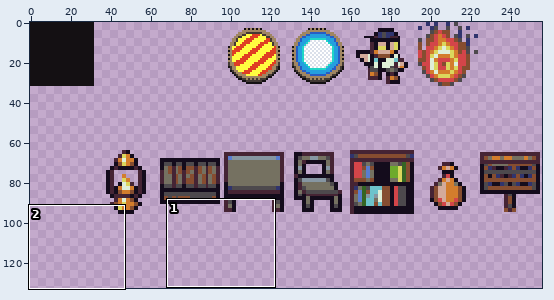
Sprite sheet: assets/file/textures/game.png. The first picture is a wide view before the edit; the outline marks the close-up.
Close-up. The starting point:
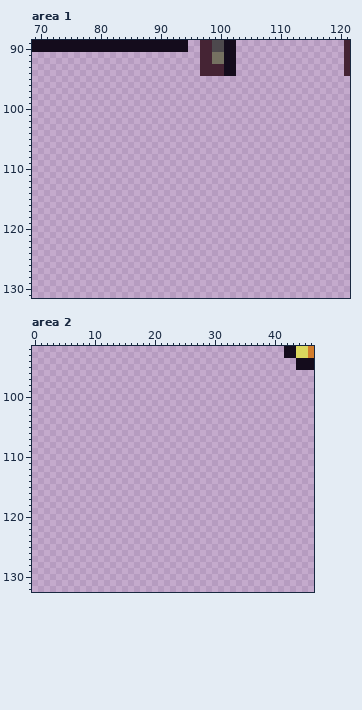
The file is 256x512 pixels. Shown: area 1: x 69..121, y 89..131; area 2: x 0..46, y 92..132. The wide view leaves out empty margins.
After:
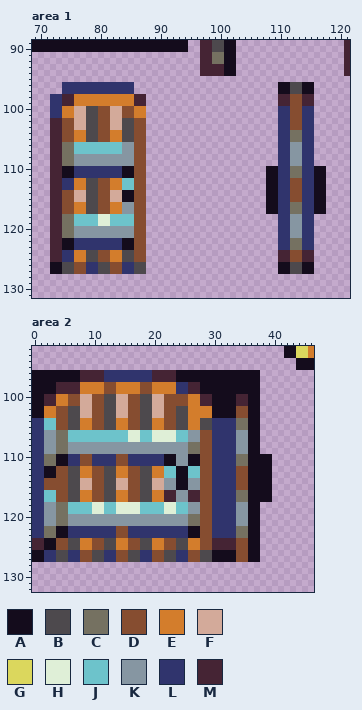
Palette (. is transparent): A #140c1c  B #4d494d  C #757161  D #864d30  E #d37d2c  F #d3aa9a  G #dbd75d  H #dfefd7  J #6dc3cb  K #8696a2  L #30346d  M #452434
The edit:
--- area 1
@@ x 69..121 @@
  95 .....................................................
- 96 .....................................................
- 97 .....................................................
- 98 .....................................................
- 99 .....................................................
-100 .....................................................
-101 .....................................................
-102 .....................................................
-103 .....................................................
-104 .....................................................
-105 .....................................................
-106 .....................................................
-107 .....................................................
-108 .....................................................
-109 .....................................................
-110 .....................................................
-111 .....................................................
-112 .....................................................
-113 .....................................................
-114 .....................................................
-115 .....................................................
-116 .....................................................
-117 .....................................................
-118 .....................................................
-119 .....................................................
-120 .....................................................
-121 .....................................................
-122 .....................................................
-123 .....................................................
-124 .....................................................
-125 .....................................................
-126 .....................................................
-127 .....................................................
+ 96 .....LLLLLLLLLLLL........................AABBAA......
+ 97 .....LLLLLLLLLLLL........................AABBAA......
+ 98 ...LLMMEEEEEEEEEEMM......................MMDDMM......
+ 99 ...LLMMEEEEEEEEEEMM......................MMDDMM......
+100 ...LLEEFFBBDDFFDDEE......................LLDDLL......
+101 ...LLEEFFBBDDFFDDEE......................LLDDLL......
+102 ...MMDDFFBBDDFFBBDD......................LLDDLL......
+103 ...MMDDFFBBDDFFBBDD......................LLDDLL......
+104 ...MMDDEEBBDDEEBBDD......................LLCCLL......
+105 ...MMDDEEBBDDEEBBDD......................LLCCLL......
+106 ...MMCCJJJJJJJJKKDD......................LLKKLL......
+107 ...MMCCJJJJJJJJKKDD......................LLKKLL......
+108 ...MMCCKKKKKKKKKKDD......................LLKKLL......
+109 ...MMCCKKKKKKKKKKDD......................LLKKLL......
+110 ...MMAALLLLLLLLAADD....................AALLCCLLAA....
+111 ...MMAALLLLLLLLAADD....................AALLCCLLAA....
+112 ...MMLLEEBBDDEEJJDD....................AALLDDLLAA....
+113 ...MMLLEEBBDDEEJJDD....................AALLDDLLAA....
+114 ...MMDDFFBBDDFFAADD....................AALLDDLLAA....
+115 ...MMDDFFBBDDFFAADD....................AALLDDLLAA....
+116 ...MMDDEEBBDDEEKKDD....................AALLCCLLAA....
+117 ...MMDDEEBBDDEEKKDD....................AALLCCLLAA....
+118 ...MMCCJJJJHHJJJJDD......................LLKKLL......
+119 ...MMCCJJJJHHJJJJDD......................LLKKLL......
+120 ...MMCCKKKKKKKKKKDD......................LLKKLL......
+121 ...MMCCKKKKKKKKKKDD......................LLKKLL......
+122 ...MMAALLLLLLLLAADD......................LLCCLL......
+123 ...MMAALLLLLLLLAADD......................LLCCLL......
+124 ...MMLLEEBBDDEEBBDD......................MMDDMM......
+125 ...MMLLEEBBDDEEBBDD......................MMDDMM......
+126 ...AABBDDLLBBDDLLBB......................AABBAA......
+127 ...AABBDDLLBBDDLLBB......................AABBAA......
 128 .....................................................
--- area 2
@@ x 0..46 @@
  95 ............................................AAA
- 96 ...............................................
- 97 ...............................................
- 98 ...............................................
- 99 ...............................................
-100 ...............................................
-101 ...............................................
-102 ...............................................
-103 ...............................................
-104 ...............................................
-105 ...............................................
-106 ...............................................
-107 ...............................................
-108 ...............................................
-109 ...............................................
-110 ...............................................
-111 ...............................................
-112 ...............................................
-113 ...............................................
-114 ...............................................
-115 ...............................................
-116 ...............................................
-117 ...............................................
-118 ...............................................
-119 ...............................................
-120 ...............................................
-121 ...............................................
-122 ...............................................
-123 ...............................................
-124 ...............................................
-125 ...............................................
-126 ...............................................
-127 ...............................................
+ 96 AAAAAAAAMMMMLLLLLLLLMMMMAAAAAAAAAAAAAA.........
+ 97 AAAAAAAAMMMMLLLLLLLLMMMMAAAAAAAAAAAAAA.........
+ 98 AAAAMMMMEEEEDDEEEEDDEEEELLMMAAAAAAAAAA.........
+ 99 AAAAMMMMEEEEDDEEEEDDEEEELLMMAAAAAAAAAA.........
+100 AAMMEEDDFFDDBBFFDDBBFFDDDDEEMMAAAAMMAA.........
+101 AAMMEEDDFFDDBBFFDDBBFFDDDDEEMMAAAAMMAA.........
+102 AAEEDDBBFFDDBBFFDDBBFFDDBBEEEEAAAADDAA.........
+103 AAEEDDBBFFDDBBFFDDBBFFDDBBEEEEAAAADDAA.........
+104 LLJJDDBBEEDDBBEEDDBBEEDDBBEEBBLLLLCCAA.........
+105 LLJJDDBBEEDDBBEEDDBBEEDDBBEEBBLLLLCCAA.........
+106 LLKKCCJJJJJJJJJJHHJJHHHHJJKKDDLLLLKKAA.........
+107 LLKKCCJJJJJJJJJJHHJJHHHHJJKKDDLLLLKKAA.........
+108 LLKKCCKKKKKKKKKKKKKKKKKKKKCCDDLLLLKKAA.........
+109 LLKKCCKKKKKKKKKKKKKKKKKKKKCCDDLLLLKKAA.........
+110 LLCCAALLDDLLLLDDLLLLLLAAKKAADDLLLLCCAAAA.......
+111 LLCCAALLDDLLLLDDLLLLLLAAKKAADDLLLLCCAAAA.......
+112 LLAADDBBEEDDBBEEDDBBEEJJAAJJDDLLLLDDAAAA.......
+113 LLAADDBBEEDDBBEEDDBBEEJJAAJJDDLLLLDDAAAA.......
+114 LLDDDDBBFFDDBBFFDDBBFFKKAAKKDDLLLLDDAAAA.......
+115 LLDDDDBBFFDDBBFFDDBBFFKKAAKKDDLLLLDDAAAA.......
+116 LLJJDDBBEEDDBBEEDDBBEEMMKKMMDDLLLLCCAAAA.......
+117 LLJJDDBBEEDDBBEEDDBBEEMMKKMMDDLLLLCCAAAA.......
+118 LLKKCCJJJJHHJJHHHHJJJJHHJJKKDDLLLLKKAA.........
+119 LLKKCCJJJJHHJJHHHHJJJJHHJJKKDDLLLLKKAA.........
+120 LLKKCCKKKKKKKKKKKKKKKKKKKKCCDDLLLLKKAA.........
+121 LLKKCCKKKKKKKKKKKKKKKKKKKKCCDDLLLLKKAA.........
+122 LLCCAALLLLLLLLDDLLLLLLLLLLAADDLLLLCCAA.........
+123 LLCCAALLLLLLLLDDLLLLLLLLLLAADDLLLLCCAA.........
+124 MMAADDBBEEDDBBEEDDBBEEDDBBEEDDMMMMDDAA.........
+125 MMAADDBBEEDDBBEEDDBBEEDDBBEEDDMMMMDDAA.........
+126 AALLBBLLDDBBLLDDBBLLDDBBLLDDBBAAAADDAA.........
+127 AALLBBLLDDBBLLDDBBLLDDBBLLDDBBAAAADDAA.........
 128 ...............................................
Where, in picture pixels (left, top, right, bottom), the same in both close-ups:
added: (50, 82, 146, 274)
added: (266, 82, 326, 274)
added: (32, 370, 272, 562)
